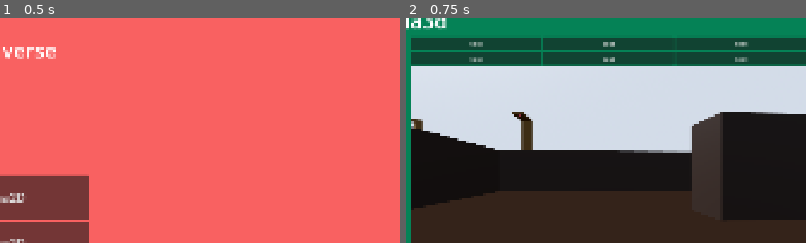
Above: before the commit, frames 1-2 (left to right).
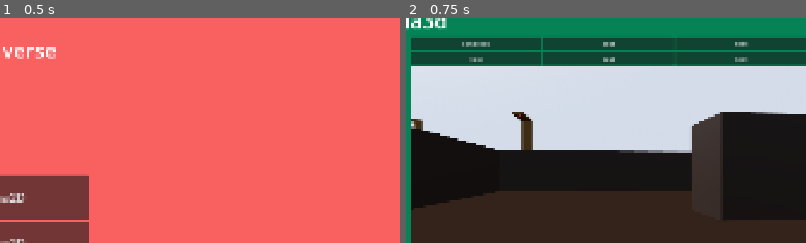
Above: after the commit, the same moments.

Repository: mimavox/mimaclient
Game: Godot game, scene res://screens/main/main.tscn
The game is run twice, just before and just after one commit, with the same random seed, the same clock (stepped at 60 frames per second) and the same inputs.
Inputs:
- Up to frame 1 (0.5 s): no input
- Up to frame 2 (0.75 s): click "mima3D" at 0.5 s
The pictures show only the part of the screen within x 50-100%, y 0-50%; the shares and areas given below are measured in that part.

Frame 1 is identical in both runs. In frame 2, less than 0.1% of the frame differs, in the area x 14-21%, y 10-13%.

Commit message:
image upload working

Diff:
--- a/assets/settings.gd
+++ b/assets/settings.gd
@@ -4,7 +4,7 @@
 var apiurl = ""
 
 func init():
-	baseurl = "http://localhost"
+	baseurl = "http://localhost:8001"
 	apiurl = ""
 
 func _input(event):
--- a/project.godot
+++ b/project.godot
@@ -24,7 +24,7 @@
 
 window/size/viewport_width=1920
 window/size/viewport_height=1080
-window/size/mode=3
+window/size/mode=2
 window/stretch/mode="canvas_items"
 
 [dotnet]
--- a/screens/main/buttons.gd
+++ b/screens/main/buttons.gd
@@ -3,9 +3,7 @@
 
 # Called when the node enters the scene tree for the first time.
 func _ready() -> void:
-	print(settings.baseurl)
 	settings.init()
-	print(settings.baseurl)
 
 # Called every frame. 'delta' is the elapsed time since the previous frame.
 func _process(delta: float) -> void:
--- a/screens/mima3D/mima3D.tscn
+++ b/screens/mima3D/mima3D.tscn
@@ -1,5 +1,6 @@
-[gd_scene load_steps=12 format=3 uid="uid://cklcgbb1lkgau"]
-
+[gd_scene load_steps=13 format=3 uid="uid://cklcgbb1lkgau"]
+
+[ext_resource type="Script" uid="uid://dgi5rq5a35kcc" path="res://screens/mima3D/mima_3d.gd" id="1_c4ucj"]
 [ext_resource type="PackedScene" uid="uid://blyecn3vvrk5f" path="res://assets/maze_runner.glb" id="2_w5ggl"]
 [ext_resource type="Script" uid="uid://bocpmmcxd0a1t" path="res://screens/mima3D/movement_controller.gd" id="3_c4ucj"]
 
@@ -57,6 +58,7 @@
 grow_vertical = 2
 size_flags_horizontal = 3
 size_flags_vertical = 3
+script = ExtResource("1_c4ucj")
 
 [node name="ColorRect" type="ColorRect" parent="."]
 layout_mode = 2
@@ -149,13 +151,13 @@
 layout_mode = 2
 columns = 3
 
-[node name="btn1" type="Button" parent="VBoxContainer/HBoxContainer/Agent/AgentControls"]
-layout_mode = 2
-size_flags_horizontal = 3
-size_flags_vertical = 3
-text = "test"
-
-[node name="btn2" type="Button" parent="VBoxContainer/HBoxContainer/Agent/AgentControls"]
+[node name="btnObs" type="Button" parent="VBoxContainer/HBoxContainer/Agent/AgentControls"]
+layout_mode = 2
+size_flags_horizontal = 3
+size_flags_vertical = 3
+text = "send obs"
+
+[node name="btnSnapshot" type="Button" parent="VBoxContainer/HBoxContainer/Agent/AgentControls"]
 layout_mode = 2
 size_flags_horizontal = 3
 size_flags_vertical = 3
@@ -242,3 +244,5 @@
 
 [node name="POVcamera" type="Camera3D" parent="Simulation/CharacterBody3D/POVviewport/CameraController"]
 transform = Transform3D(-0.0858735, 0, -1.06013, 0, 1.63704, 0, 1.45383, 0, -0.117764, 0, 0, 0)
+
+[connection signal="pressed" from="VBoxContainer/HBoxContainer/Agent/AgentControls/btnObs" to="." method="_on_btn_obs_pressed"]
--- /dev/null
+++ b/screens/mima3D/mima_3d.gd
@@ -0,0 +1,57 @@
+extends Control
+
+# Called when the node enters the scene tree for the first time.
+func _ready() -> void:
+	pass # Replace with function body.
+
+# Called every frame. 'delta' is the elapsed time since the previous frame.
+func _process(delta: float) -> void:
+	pass
+
+func _on_btn_obs_pressed():
+	var image = Image.new()
+	var error = image.load("res://snapshot.png")
+	if error != OK:
+		print("Failed to load image")
+		return
+
+
+	var http = HTTPRequest.new()
+	add_child(http)
+
+	# Connect the request_completed signal to handle the response
+	http.request_completed.connect(Callable(self, "_on_request_completed"))
+
+	var url = settings.baseurl + "/obs"
+	var boundary = "----GodotFormBoundary" + str(randi())
+
+	var png_data = get_dummy_png_bytes()  # Replace with your own PNG data logic
+	var body = PackedByteArray()
+	body.append_array(boundary_header(boundary, "file", "image.png", "image/png"))
+	body.append_array(image.save_png_to_buffer())
+	body.append_array(("\r\n--" + boundary + "--\r\n").to_utf8_buffer())
+
+	var headers = PackedStringArray([
+		"Content-Type: multipart/form-data; boundary=" + boundary,
+		"Content-Length: " + str(body.size())
+	])
+
+	var result = http.request_raw(url, headers, HTTPClient.METHOD_POST, body)
+	if result != OK:
+		print("request_raw failed with code: ", result)
+
+func boundary_header(boundary: String, field_name: String, filename: String, mime_type: String) -> PackedByteArray:
+	var header = "--%s\r\nContent-Disposition: form-data; name=\"%s\"; filename=\"%s\"\r\nContent-Type: %s\r\n\r\n" % [
+		boundary, field_name, filename, mime_type
+	]
+	return header.to_utf8_buffer()
+
+func _on_request_completed(result, response_code, headers, body):
+	print("Request completed with status code: ", response_code)
+	print("Response body:\n", body.get_string_from_utf8())
+
+# Dummy placeholder just for compilation; replace with real image code
+func get_dummy_png_bytes() -> PackedByteArray:
+	var image = Image.create(64, 64, false, Image.FORMAT_RGBA8)
+	image.fill(Color(1, 0, 0))  # Red square
+	return image.save_png_to_buffer()
Not shown, added: screens/mima3D/mima_3d.gd.uid
